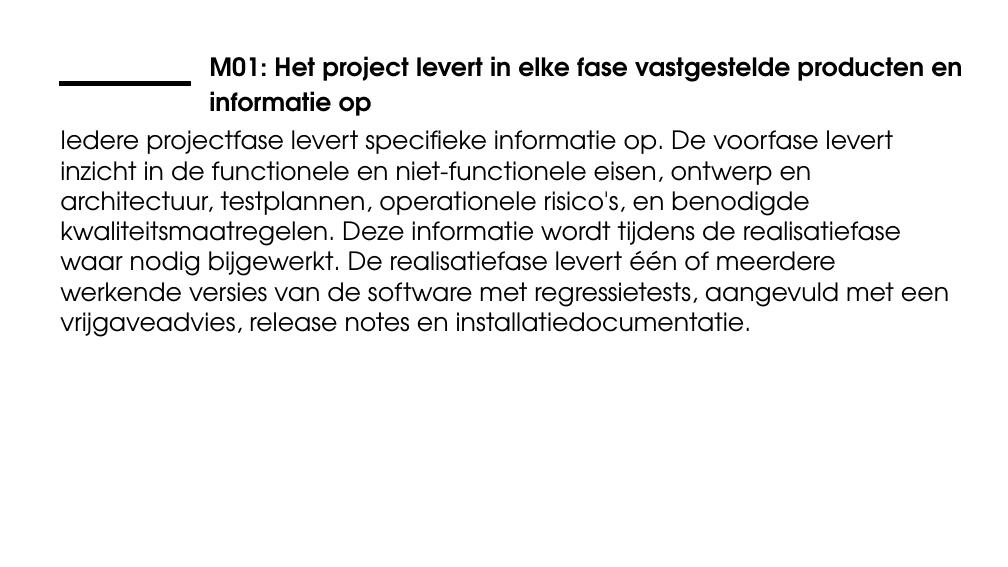
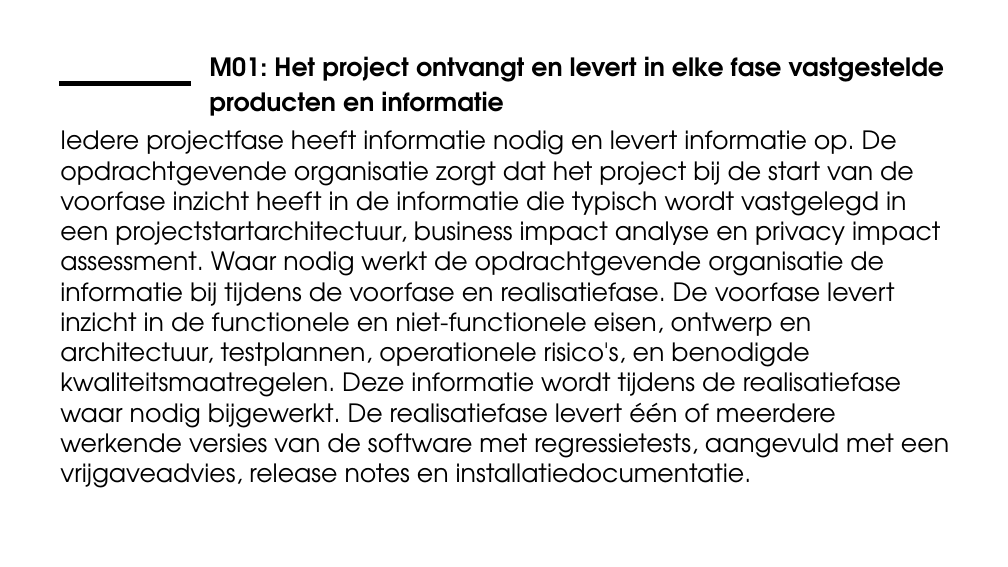
Before and after one commit to ICTU/Kwaliteitsaanpak, a slide deck: slide 5 of docs/wip/ICTU-Kwaliteitsaanpak.pptx (slide 6 before the commit). Drawn at 1008x567 pixels with LibreOffice and Linux fonts; fonts in the diff are those of the drawing; background and template pictures are left out. Boxes give left, top, right and bottom in pixels: in the first picture for what was removed or moved away, otherwise in the second. Text is boxed around its words. In the diff, an @@ line names an element or a change of style, - is before the commit and + after.

```diff
--- a/docs/wip/ICTU-Kwaliteitsaanpak.pptx
+++ b/docs/wip/ICTU-Kwaliteitsaanpak.pptx
@@ title at (x1=209, y1=56, x2=944, y2=116): text changed @@
-M01: Het project levert in elke fase vastgestelde producten en informatie op
+M01: Het project ontvangt en levert in elke fase vastgestelde producten en informatie
@@ text at (x1=60, y1=130, x2=949, y2=488): text changed @@
-Iedere projectfase levert specifieke informatie op. De voorfase levert inzicht in de functionele en niet-functionele eisen, ontwerp en architectuur, testplannen, operationele risico's, en benodigde kwaliteitsmaatregelen. Deze informatie wordt tijdens de realisatiefase waar nodig bijgewerkt. De realisatiefase levert één of meerdere werkende versies van de software met regressietests, aangevuld met een vrijgaveadvies, release notes en installatiedocumentatie.
+Iedere projectfase heeft informatie nodig en levert informatie op. De opdrachtgevende organisatie zorgt dat het project bij de start van de voorfase inzicht heeft in de informatie die typisch wordt vastgelegd in een projectstartarchitectuur, business impact analyse en privacy impact assessment. Waar nodig werkt de opdrachtgevende organisatie de informatie bij tijdens de voorfase en realisatiefase. De voorfase levert inzicht in de functionele en niet-functionele eisen, ontwerp en architectuur, testplannen, operationele risico's, en benodigde kwaliteitsmaatregelen. Deze informatie wordt tijdens de realisatiefase waar nodig bijgewerkt. De realisatiefase levert één of meerdere werkende versies van de software met regressietests, aangevuld met een vrijgaveadvies, release notes en installatiedocumentatie.
```
Also in this commit, not shown: 1 slide removed, 31 other files.
